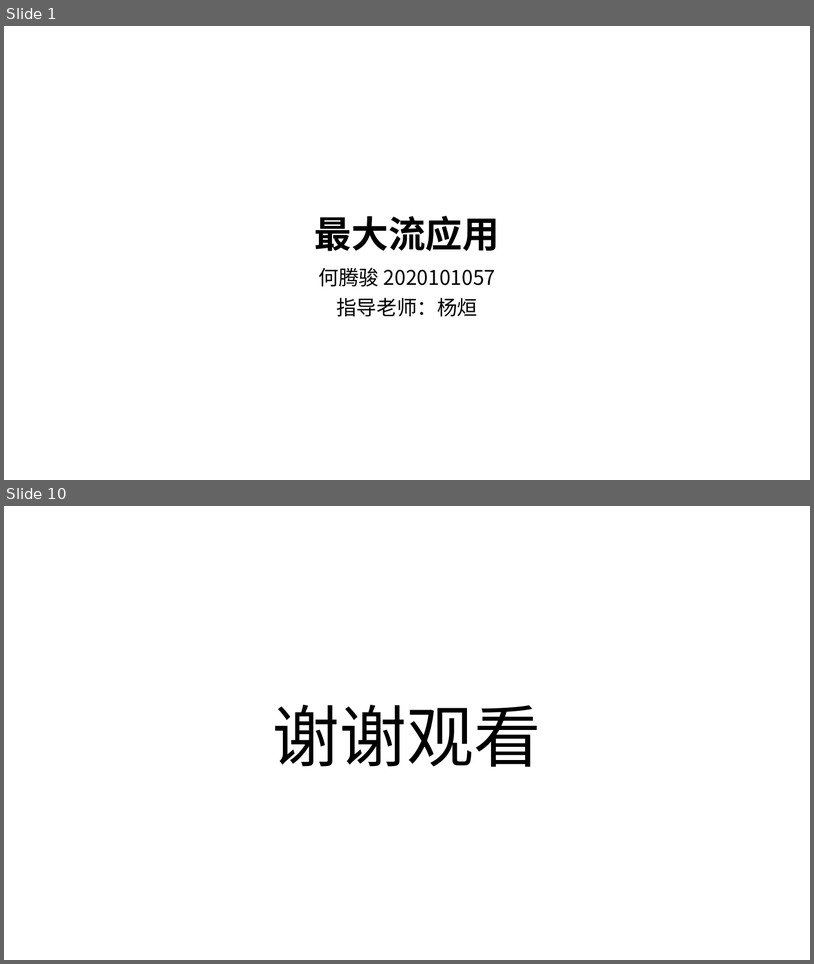
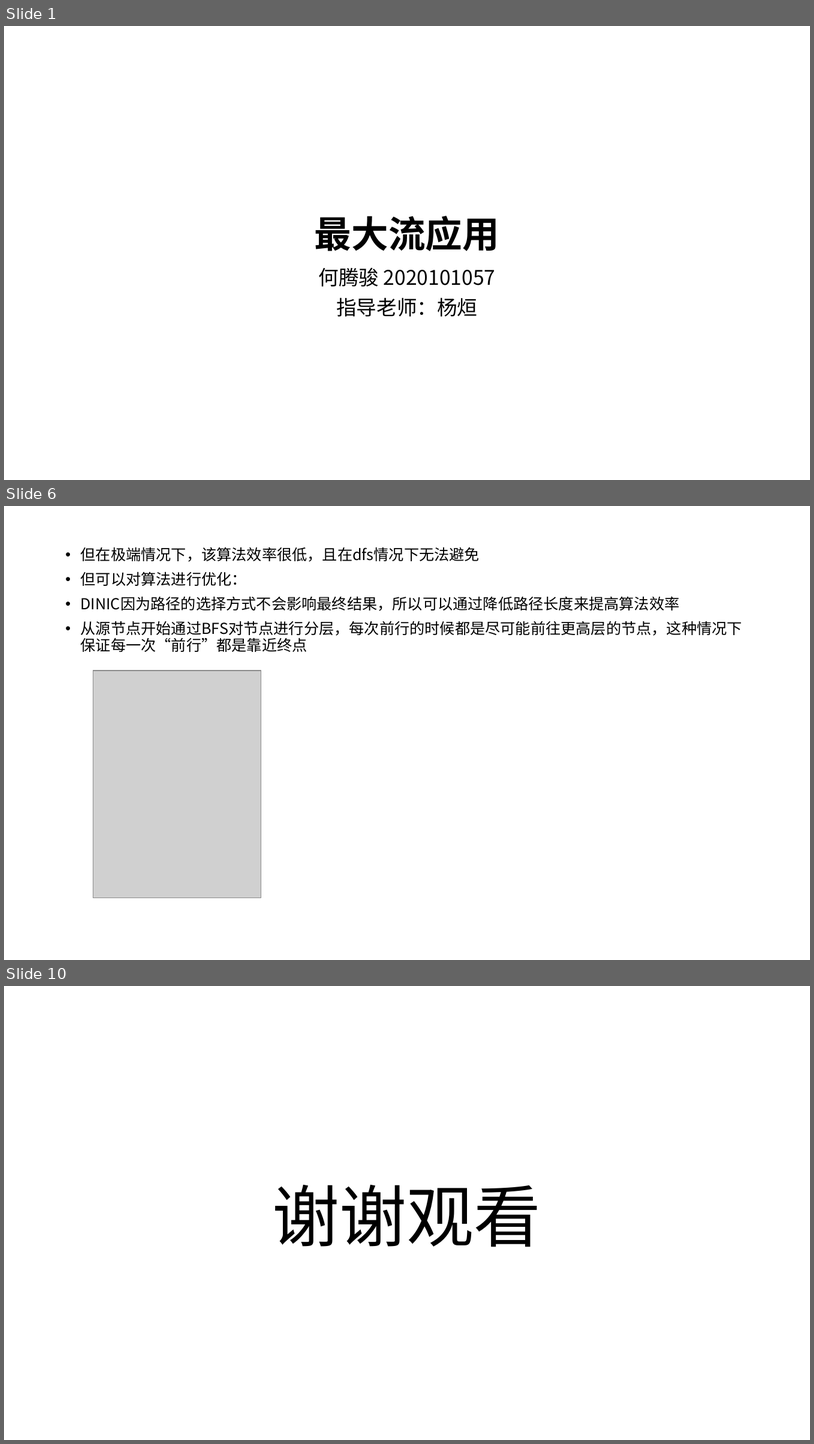
Before and after one commit to VirtualPuffer/Algorithm_Experiment, a slide deck: report/实验6/算法实验06.pptx. Shown one above the other, each under a label of ours: slides 1 and 10 before the commit, slides 1, 6 and 10 after it; the slides between them are not shown. The pictures are 814x964 and 814x1444 pixels, drawn with LibreOffice and Linux fonts; fonts in the diff are those of the drawing; grey boxes stand for pictures. Boxes give left, top, right and bottom in pixels: in the first picture for what was removed or moved away, otherwise in the second. Text is boxed around its words. In the diff, an @@ line names an element or a change of style, - is before the commit and + after.

```diff
--- a/report/实验6/算法实验06.pptx
+++ b/report/实验6/算法实验06.pptx
@@ slide 6 added at (4,506,810,960), background #FFFFFF @@
@@ text added at (81,547,743,652), 18 pt, text #000000 @@
+• 但在极端情况下，该算法效率很低，且在dfs情况下无法避免
+• 但可以对算法进行优化：
+• DINIC因为路径的选择方式不会影响最终结果，所以可以通过降低路径长度来提高算法效率
+• 从源节点开始通过BFS对节点进行分层，每次前行的时候都是尽可能前往更高层的节点，这种情况下保证每一次“前行”都是靠近终点
@@ picture added at (93,670,261,897) @@
```
Also in this commit, not shown: 1 slide changed, 6 other slides added, 7 slides removed, 2 other files.
